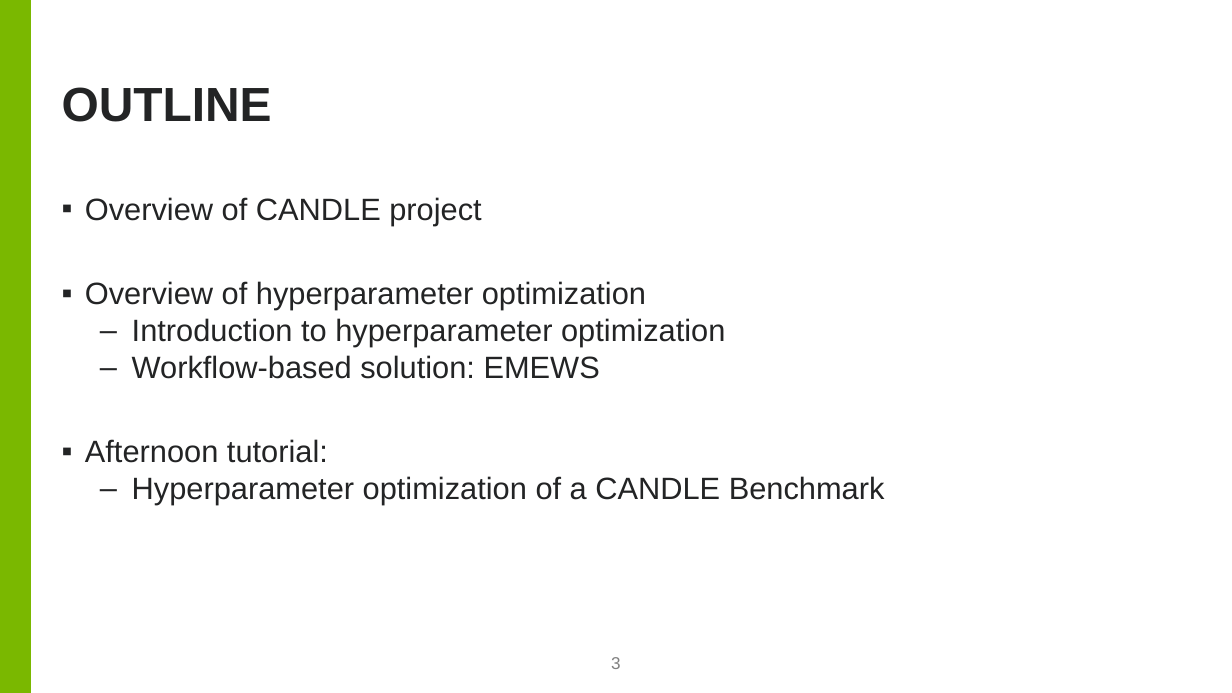
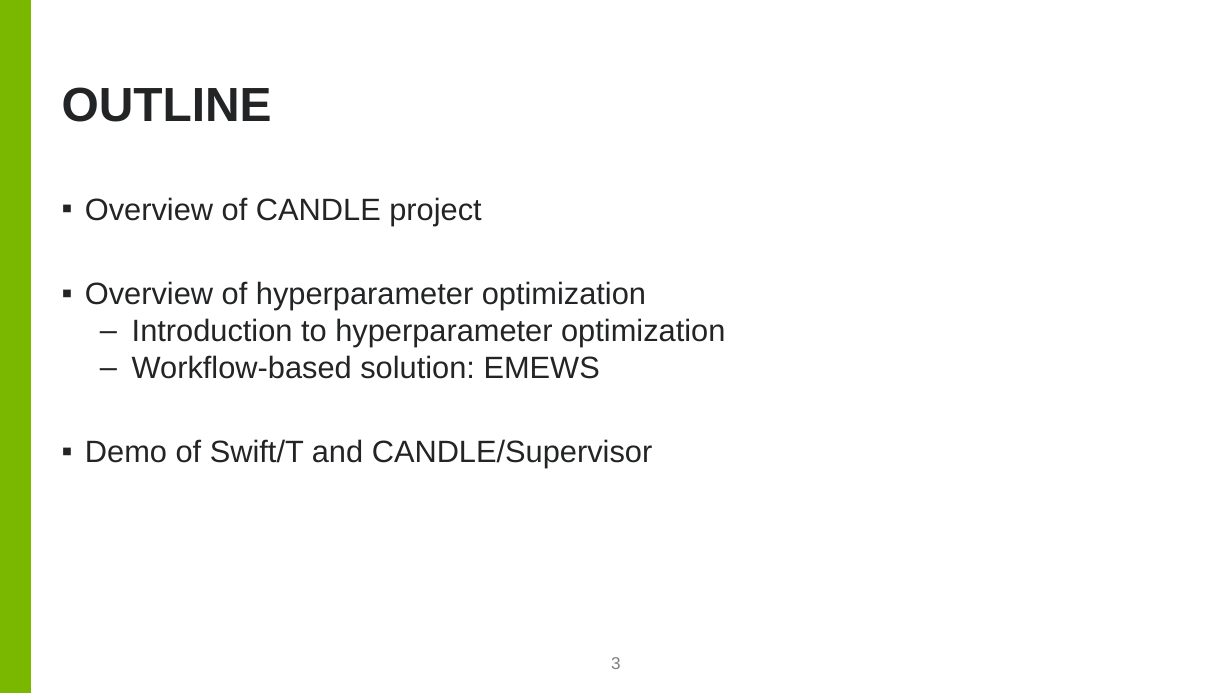
Before and after one commit to ECP-CANDLE/Tutorials, a slide deck: slide 3 of 2019/ECP/06.HPO/hpo.pptx. Drawn at 1232x693 pixels with LibreOffice and Linux fonts; fonts in the diff are those of the drawing; background and template pictures are left out. Boxes give left, top, right and bottom in pixels: in the first picture for what was removed or moved away, otherwise in the second. Text is boxed around its words. In the diff, an @@ line names an element or a change of style, - is before the commit and + after.

```diff
--- a/2019/ECP/06.HPO/hpo.pptx
+++ b/2019/ECP/06.HPO/hpo.pptx
@@ text at [85,439,653,468]: text changed @@
-▪ Afternoon tutorial:
-  – Hyperparameter optimization of a CANDLE Benchmark
+▪ Demo of Swift/T and CANDLE/Supervisor
```
Also in this commit, not shown: 4 other slides changed, 5 slides added, 3 slides removed.
